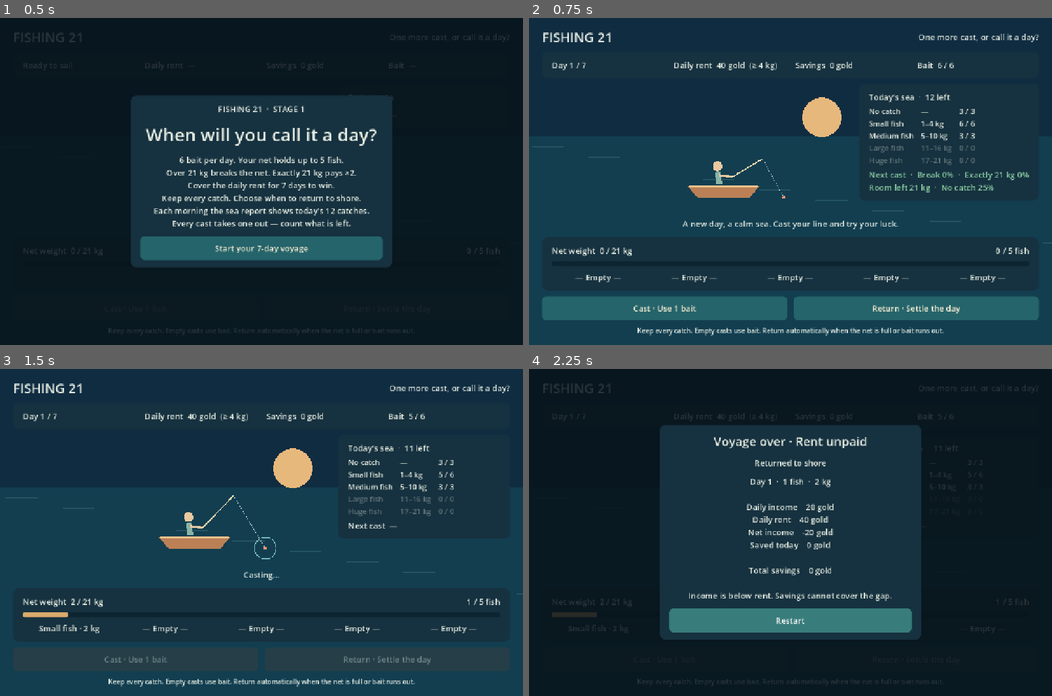
Above: before the commit, frames 1-4 (two rows, left to right).
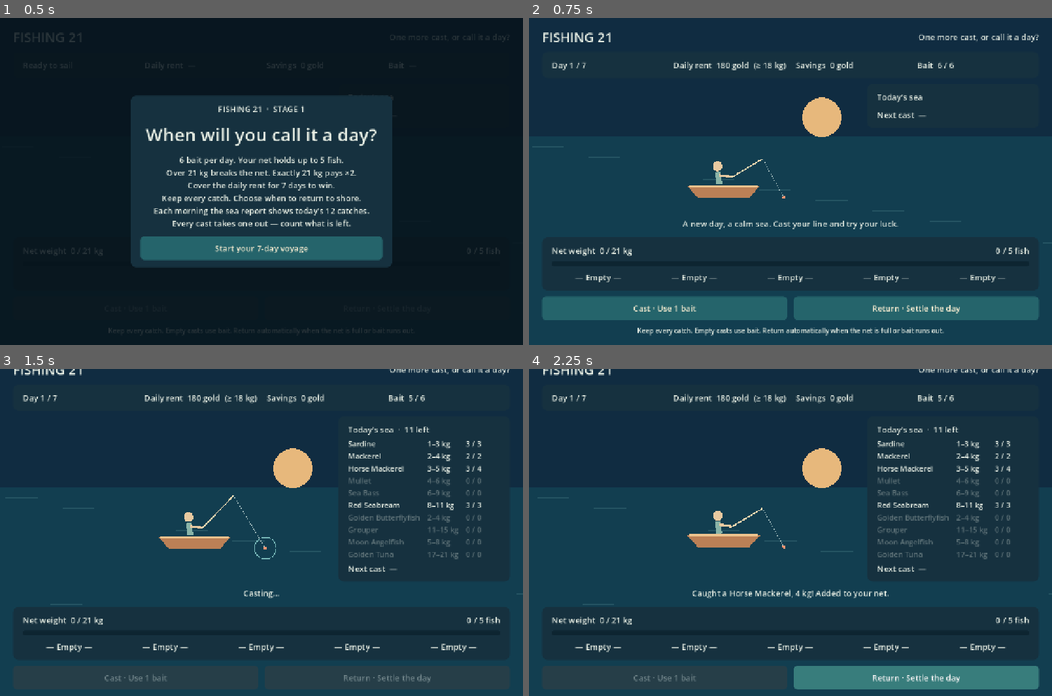
Above: after the commit, the same moments.

Repository: Peggyyyyyyyy123/fishing-21
Game: Godot game, scene res://scenes/main.tscn
Two runs of this game, one before a commit and one after it. Both use one fixed random seed, a clock stepped at 60 frames per second and the inputs below.
Inputs:
- Up to frame 1 (0.5 s): no input
- Up to frame 2 (0.75 s): click "Start your 7-day voyage" at 0.5 s
- Up to frame 3 (1.5 s): click "Cast · Use 1 bait" at 1.25 s
- Up to frame 4 (2.25 s): click "Return · Settle the day" at 2 s

Frame 1 is identical in both runs. In frame 2, 1.8% of the frame differs, in the area x 27-96%, y 13-54%; in frame 3, 6.8%; in frame 4, 73%, in the area x 0-100%, y 0-100%.
Error after the commit: Invalid call. Nonexistent function 'get_next_cast_forecast' in base 'RefCounted (GameSession)'. (res://presentation/game_view.gd:79)

Commit message:
Stage 3: species economy, keep-or-release and the fish catalogue
Rules:
- Ten species with their own price, rarity and one-time discovery reward
- Each caught fish waits for a keep/release choice; release spends the bait
- Daily rents 180-300 gold for the richer economy

Design:
- FishCatalog (new): discoveries and catch records across voyages, no money;
  migrates version 1 saves (true flags) without inventing records
- SettlementRules now owns every money rule: species price (or the base price
  when a species sets none), perfect multiplier, bust income, discovery
  rewards. preview_income() and calculate() share one code path
- FishingDay keeps casting, bait, the pending catch and today's discoveries;
  it no longer prices anything. Empty outcomes still work as in Stage 1
- FishCatalogStore moved to persistence/: file I/O is not a game rule
- GameSession owns the catalogue and exposes preview_income()/get_fish_value()

Co-Authored-By: Claude Opus 5.5 <noreply@anthropic.com>

Diff:
--- a/config/default_game_config.tres
+++ b/config/default_game_config.tres
@@ -1,48 +1,117 @@
-[gd_resource type="Resource" script_class="GameConfig" load_steps=8 format=3]
+[gd_resource type="Resource" script_class="GameConfig" load_steps=13 format=3]
 
 [ext_resource type="Script" path="res://config/game_config.gd" id="1_config"]
 [ext_resource type="Script" path="res://config/fish_definition.gd" id="2_definition"]
 
-[sub_resource type="Resource" id="Empty"]
+[sub_resource type="Resource" id="sardine"]
 script = ExtResource("2_definition")
-species_id = &"nothing"
-display_name = "No catch"
+species_id = &"sardine"
+display_name = "Sardine"
 probability = 0.2
-min_weight_kg = 0
-max_weight_kg = 0
-is_empty_catch = true
+min_weight_kg = 1
+max_weight_kg = 3
+price_per_kg = 10
+discovery_reward = 3
+rarity = "Common"
 
-[sub_resource type="Resource" id="Small"]
+[sub_resource type="Resource" id="mackerel"]
 script = ExtResource("2_definition")
-species_id = &"small"
-display_name = "Small fish"
-probability = 0.55
-min_weight_kg = 1
+species_id = &"mackerel"
+display_name = "Mackerel"
+probability = 0.18
+min_weight_kg = 2
 max_weight_kg = 4
+price_per_kg = 10
+discovery_reward = 3
+rarity = "Common"
 
-[sub_resource type="Resource" id="Medium"]
+[sub_resource type="Resource" id="horse_mackerel"]
 script = ExtResource("2_definition")
-species_id = &"mid"
-display_name = "Medium fish"
-probability = 0.15
+species_id = &"horse_mackerel"
+display_name = "Horse Mackerel"
+probability = 0.16
+min_weight_kg = 3
+max_weight_kg = 5
+price_per_kg = 10
+discovery_reward = 3
+rarity = "Common"
+
+[sub_resource type="Resource" id="mullet"]
+script = ExtResource("2_definition")
+species_id = &"mullet"
+display_name = "Mullet"
+probability = 0.12
+min_weight_kg = 4
+max_weight_kg = 6
+price_per_kg = 10
+discovery_reward = 3
+rarity = "Common"
+
+[sub_resource type="Resource" id="sea_bass"]
+script = ExtResource("2_definition")
+species_id = &"sea_bass"
+display_name = "Sea Bass"
+probability = 0.1
+min_weight_kg = 6
+max_weight_kg = 9
+price_per_kg = 12
+discovery_reward = 6
+rarity = "Uncommon"
+
+[sub_resource type="Resource" id="red_seabream"]
+script = ExtResource("2_definition")
+species_id = &"red_seabream"
+display_name = "Red Seabream"
+probability = 0.08
+min_weight_kg = 8
+max_weight_kg = 11
+price_per_kg = 12
+discovery_reward = 6
+rarity = "Uncommon"
+
+[sub_resource type="Resource" id="gold_butterflyfish"]
+script = ExtResource("2_definition")
+species_id = &"gold_butterflyfish"
+display_name = "Golden Butterflyfish"
+probability = 0.06
+min_weight_kg = 2
+max_weight_kg = 4
+price_per_kg = 16
+discovery_reward = 12
+rarity = "Rare"
+
+[sub_resource type="Resource" id="grouper"]
+script = ExtResource("2_definition")
+species_id = &"grouper"
+display_name = "Grouper"
+probability = 0.05
+min_weight_kg = 11
+max_weight_kg = 15
+price_per_kg = 16
+discovery_reward = 12
+rarity = "Rare"
+
+[sub_resource type="Resource" id="moon_angelfish"]
+script = ExtResource("2_definition")
+species_id = &"moon_angelfish"
+display_name = "Moon Angelfish"
+probability = 0.03
 min_weight_kg = 5
-max_weight_kg = 10
+max_weight_kg = 8
+price_per_kg = 20
+discovery_reward = 20
+rarity = "Epic"
 
-[sub_resource type="Resource" id="Large"]
+[sub_resource type="Resource" id="golden_tuna"]
 script = ExtResource("2_definition")
-species_id = &"big"
-display_name = "Large fish"
-probability = 0.08
-min_weight_kg = 11
-max_weight_kg = 16
-
-[sub_resource type="Resource" id="Huge"]
-script = ExtResource("2_definition")
-species_id = &"huge"
-display_name = "Huge fish"
+species_id = &"golden_tuna"
+display_name = "Golden Tuna"
 probability = 0.02
 min_weight_kg = 17
 max_weight_kg = 21
+price_per_kg = 20
+discovery_reward = 30
+rarity = "Legendary"
 
 [resource]
 script = ExtResource("1_config")
@@ -53,5 +122,5 @@
 perfect_multiplier = 2
 bust_income = 0
 sea_pool_size = 12
-daily_quotas = Array[int]([40, 50, 60, 70, 80, 90, 100])
-fish_definitions = Array[ExtResource("2_definition")]([SubResource("Empty"), SubResource("Small"), SubResource("Medium"), SubResource("Large"), SubResource("Huge")])
+daily_quotas = Array[int]([180, 210, 240, 250, 260, 280, 300])
+fish_definitions = Array[ExtResource("2_definition")]([SubResource("sardine"), SubResource("mackerel"), SubResource("horse_mackerel"), SubResource("mullet"), SubResource("sea_bass"), SubResource("red_seabream"), SubResource("gold_butterflyfish"), SubResource("grouper"), SubResource("moon_angelfish"), SubResource("golden_tuna")])
--- a/config/fish_definition.gd
+++ b/config/fish_definition.gd
@@ -8,6 +8,11 @@
 @export var min_weight_kg: int = 1
 @export var max_weight_kg: int = 4
 @export var is_empty_catch: bool = false
+@export var rarity: String = "Common"
+## Sale price for this species. 0 means "use GameConfig.price_per_kg".
+@export var price_per_kg: int = 0
+## One-time gold paid the first time this species enters the catalogue.
+@export var discovery_reward: int = 0
 
 
 func validate() -> PackedStringArray:
@@ -21,4 +26,6 @@
 			errors.append("Empty catches must have zero weight.")
 	elif min_weight_kg < 1 or max_weight_kg < min_weight_kg:
 		errors.append("Fish weights must form a positive integer interval.")
+	if price_per_kg < 0 or discovery_reward < 0:
+		errors.append("Species price and discovery reward cannot be negative.")
 	return errors
--- a/config/game_config.gd
+++ b/config/game_config.gd
@@ -5,12 +5,13 @@
 @export var net_slots: int = 5
 @export var bait_per_day: int = 6
 @export var weight_cap_kg: int = 21
+## Base sale price per kg for species that do not set their own price.
 @export var price_per_kg: int = 10
 @export var perfect_multiplier: int = 2
 @export var bust_income: int = 0
 ## Outcomes stocked in each day's visible sea, drawn without replacement. 0 = independent draws.
 @export var sea_pool_size: int = 12
-@export var daily_quotas: Array[int] = [40, 50, 60, 70, 80, 90, 100]
+@export var daily_quotas: Array[int] = [180, 210, 240, 250, 260, 280, 300]
 @export var fish_definitions: Array[FishDefinition] = []
 
 
--- a/domain/day_result.gd
+++ b/domain/day_result.gd
@@ -9,6 +9,7 @@
 var _income: int
 var _quota: int
 var _perfect: bool
+var _discovery_income: int
 
 
 func _init(
@@ -19,6 +20,7 @@
 	income: int,
 	quota: int,
 	perfect: bool,
+	discovery_income: int = 0,
 ) -> void:
 	_day_number = day_number
 	_end_reason = end_reason
@@ -27,6 +29,7 @@
 	_income = income
 	_quota = quota
 	_perfect = perfect
+	_discovery_income = discovery_income
 
 
 func get_day_number() -> int:
@@ -43,6 +46,10 @@
 
 func get_fish_count() -> int:
 	return _fish_count
+
+
+func get_discovery_income() -> int:
+	return _discovery_income
 
 
 func get_income() -> int:
@@ -70,4 +77,4 @@
 
 
 func copy() -> DayResult:
-	return DayResult.new(_day_number, _end_reason, _weight_kg, _fish_count, _income, _quota, _perfect)
+	return DayResult.new(_day_number, _end_reason, _weight_kg, _fish_count, _income, _quota, _perfect, _discovery_income)
--- /dev/null
+++ b/domain/fish_catalog.gd
@@ -0,0 +1,65 @@
+class_name FishCatalog
+extends RefCounted
+## The player's collection across voyages: which species were discovered and their catch records.
+## Knows nothing about gold; SettlementRules prices discoveries. Persistence is in FishCatalogStore.
+
+const SCHEMA_VERSION := 2
+
+var _records: Dictionary = {}  # String species id -> {count, best_weight_kg, last_weight_kg}
+
+
+## Builds a catalogue from saved data. Version 1 saves stored `true` per species:
+## those stay discovered with no invented counts or weights.
+static func from_dictionary(data: Dictionary) -> FishCatalog:
+	var catalog := FishCatalog.new()
+	for key in data:
+		var value: Variant = data[key]
+		var record := {"count": 0, "best_weight_kg": 0, "last_weight_kg": 0}
+		if value is Dictionary:
+			record["count"] = maxi(int(value.get("count", 0)), 0)
+			record["best_weight_kg"] = maxi(int(value.get("best_weight_kg", 0)), 0)
+			record["last_weight_kg"] = maxi(int(value.get("last_weight_kg", 0)), 0)
+		elif value != true:
+			continue
+		catalog._records[String(key)] = record
+	return catalog
+
+
+func to_dictionary() -> Dictionary:
+	return _records.duplicate(true)
+
+
+func copy() -> FishCatalog:
+	return FishCatalog.from_dictionary(to_dictionary())
+
+
+## Records a caught fish (kept or released). Returns true on the first discovery of its species.
+func record_catch(fish: Fish) -> bool:
+	if fish == null or not fish.is_valid():
+		return false
+	var id := String(fish.get_species_id())
+	var first := not _records.has(id)
+	var record: Dictionary = _records.get(id, {"count": 0, "best_weight_kg": 0, "last_weight_kg": 0})
+	record["count"] = int(record["count"]) + 1
+	record["best_weight_kg"] = maxi(int(record["best_weight_kg"]), fish.get_weight_kg())
+	record["last_weight_kg"] = fish.get_weight_kg()
+	_records[id] = record
+	return first
+
+
+func is_discovered(species_id: StringName) -> bool:
+	return _records.has(String(species_id))
+
+
+func get_discovered_count() -> int:
+	return _records.size()
+
+
+## 0 when the species is undiscovered or was discovered before counts were recorded.
+func get_catch_count(species_id: StringName) -> int:
+	return int(_records.get(String(species_id), {}).get("count", 0))
+
+
+## 0 when not recorded.
+func get_best_weight_kg(species_id: StringName) -> int:
+	return int(_records.get(String(species_id), {}).get("best_weight_kg", 0))
--- a/domain/fishing_day.gd
+++ b/domain/fishing_day.gd
@@ -1,18 +1,25 @@
 class_name FishingDay
 extends RefCounted
-## Owns one day's runtime state. Each day starts with a fresh net.
+## Owns one day's runtime state: bait, the catch waiting for a keep/release choice,
+## the net and how the day ended. Each day starts with a fresh net. Money is not
+## decided here; SettlementRules prices the net and today's discoveries.
 
 enum EndReason { NONE, BUST, NET_FULL, BAIT_EMPTY, RETURNED }
 
 var _end_reason: EndReason = EndReason.NONE
 var _catch_source: CatchSource
-var _is_resolving: bool = false
+var _is_resolving: bool = false  # Rejects re-entrant casts while the source is drawing.
 var _day_number: int
 var _quota: int
 var _bait_remaining: int
 var _net: FishingNet
+var _catalog: FishCatalog
+var _pending_fish: Fish
+var _last_catch_discovered: bool = false
+var _discoveries: Array[Fish] = []
 
 
+## `catalog` is shared with the session so discoveries persist across days; null disables recording.
 func _init(
 	day_number: int,
 	quota: int,
@@ -20,17 +27,17 @@
 	net_slots: int,
 	weight_cap_kg: int,
 	catch_source: CatchSource = null,
+	catalog: FishCatalog = null,
 ) -> void:
 	assert(day_number > 0, "Day number must be positive.")
 	assert(quota >= 0, "Daily quota cannot be negative.")
 	assert(bait_count > 0, "Daily bait must be positive.")
 	_catch_source = catch_source
+	_catalog = catalog
 	_day_number = day_number
 	_quota = quota
 	_bait_remaining = bait_count
 	_net = FishingNet.new(net_slots, weight_cap_kg)
-
-
 func get_day_number() -> int:
 	return _day_number
 
@@ -73,27 +80,65 @@
 		_catch_source != null
 		and not _is_resolving
 		and not is_finished()
+		and _pending_fish == null
 		and _bait_remaining > 0
 		and not _net.is_full()
 		and not _net.is_busted()
 	)
 
 
+## Spends one bait and draws. A caught fish waits in get_pending_fish() until resolve_catch().
 func cast() -> CastResult:
 	if not can_cast():
 		return CastResult.new(CastResult.Status.REJECTED)
 	_is_resolving = true
 	_bait_remaining -= 1
 	var fish := _catch_source.draw()
-	if fish != null and (not fish.is_valid() or not _net.add_fish(fish)):
-		# A broken source must not turn an invalid fish into a paid empty catch.
+	_is_resolving = false
+	_last_catch_discovered = false
+	if fish == null:
+		# Empty outcome: bait is spent, nothing to choose.
+		_update_end_reason()
+		return CastResult.new(CastResult.Status.EMPTY)
+	if not fish.is_valid():
+		# A broken source must not turn an invalid fish into a paid cast.
 		_bait_remaining += 1
-		_is_resolving = false
 		return CastResult.new(CastResult.Status.SOURCE_ERROR)
+	_pending_fish = Fish.new(fish.get_species_id(), fish.get_weight_kg())
+	# Released fish count too: the catalogue records every catch.
+	if _catalog != null and _catalog.record_catch(fish):
+		_last_catch_discovered = true
+		_discoveries.append(Fish.new(fish.get_species_id(), fish.get_weight_kg()))
+	return CastResult.new(CastResult.Status.CAUGHT, fish)
+
+
+func get_pending_fish() -> Fish:
+	return null if _pending_fish == null else Fish.new(_pending_fish.get_species_id(), _pending_fish.get_weight_kg())
+
+
+## Keep puts the pending fish in the net (it may break the net); release lets it go.
+## Either way the bait stays spent and the fish does not return to the sea.
+func resolve_catch(keep: bool) -> bool:
+	if _pending_fish == null or is_finished():
+		return false
+	if keep and not _net.add_fish(_pending_fish):
+		return false
+	_pending_fish = null
 	_update_end_reason()
-	_is_resolving = false
-	var status := CastResult.Status.EMPTY if fish == null else CastResult.Status.CAUGHT
-	return CastResult.new(status, fish)
+	return true
+
+
+## True when the most recent cast caught a species for the first time.
+func was_last_catch_discovered() -> bool:
+	return _last_catch_discovered
+
+
+## Species first discovered today, in catch order (snapshots).
+func get_discoveries() -> Array[Fish]:
+	var snapshot: Array[Fish] = []
+	for fish in _discoveries:
+		snapshot.append(Fish.new(fish.get_species_id(), fish.get_weight_kg()))
+	return snapshot
 
 
 func is_finished() -> bool:
@@ -115,8 +160,8 @@
 
 
 func return_to_shore() -> bool:
-	# Empty nets may return; neither returning twice nor returning mid-cast is valid.
-	if _is_resolving or is_finished():
+	# Empty nets may return; not twice, not mid-cast, not before choosing keep or release.
+	if _is_resolving or _pending_fish != null or is_finished():
 		return false
 	_end_reason = EndReason.RETURNED
 	return true
--- a/domain/game_session.gd
+++ b/domain/game_session.gd
@@ -1,6 +1,6 @@
 class_name GameSession
 extends RefCounted
-## Owns run lifecycle, day number and coins. No scene-tree dependencies.
+## Owns run lifecycle, day number, coins and the fish catalogue. No scene-tree dependencies.
 
 enum State { NOT_STARTED, READY_FOR_DAY, DAY_ACTIVE, DAY_ENDED, DAY_SETTLED, GAME_OVER, VICTORY }
 
@@ -12,6 +12,7 @@
 var _coins: int = 0
 var _current_day: FishingDay
 var _start_errors := PackedStringArray()
+var _catalog := FishCatalog.new()  # Survives restarts: discoveries belong to the player, not one voyage.
 
 
 func start_new_game(config: GameConfig) -> bool:
@@ -26,6 +27,7 @@
 	# Freeze this run's inputs; editing the source resource affects only later runs.
 	_config = config.duplicate(true) as GameConfig
 	_settlement_rules = SettlementRules.new(
+		_config.fish_definitions,
 		_config.weight_cap_kg,
 		_config.price_per_kg,
 		_config.perfect_multiplier,
@@ -53,6 +55,7 @@
 		_config.net_slots,
 		_config.weight_cap_kg,
 		source,
+		_catalog,
 	)
 	_state = State.DAY_ACTIVE
 	return true
@@ -89,16 +92,24 @@
 	return _current_day
 
 
-## Odds of the next cast during an active day; null when unknown or no cast is pending.
-func get_next_cast_forecast() -> CatchForecast:
-	if get_state() != State.DAY_ACTIVE or not _current_day.can_cast():
-		return null
-	return CatchForecast.calculate(
-		_config.fish_definitions,
-		_current_day.get_next_cast_chances(),
-		_current_day.get_total_weight_kg(),
-		_config.weight_cap_kg,
-	)
+## Replaces the catalogue, e.g. after loading a save. The session keeps its own copy.
+func set_catalog(catalog: FishCatalog) -> void:
+	_catalog = FishCatalog.new() if catalog == null else catalog.copy()
+
+
+## Read-only snapshot for display and saving.
+func get_catalog() -> FishCatalog:
+	return _catalog.copy()
+
+
+## Today's income if the day ended now, by the same rules as settlement.
+func preview_income() -> int:
+	return 0 if _settlement_rules == null else _settlement_rules.preview_income(_current_day)
+
+
+## Sale value of one fish at its species price, before any multiplier.
+func get_fish_value(fish: Fish) -> int:
+	return 0 if _settlement_rules == null else _settlement_rules.get_fish_value(fish)
 
 
 func get_start_errors() -> PackedStringArray:
--- a/domain/settlement_rules.gd
+++ b/domain/settlement_rules.gd
@@ -1,19 +1,54 @@
 class_name SettlementRules
 extends RefCounted
-## Calculates a result without changing the day, session or coins.
+## All money rules: species prices, the perfect-catch multiplier, bust income and discovery rewards.
+## Calculates results without changing the day, session or coins.
 
+var _definitions: Dictionary = {}  # StringName species id -> FishDefinition
 var _weight_cap_kg: int
-var _price_per_kg: int
+var _base_price_per_kg: int
 var _perfect_multiplier: int
 var _bust_income: int
 
 
-func _init(weight_cap_kg: int, price_per_kg: int, perfect_multiplier: int, bust_income: int) -> void:
-	assert(weight_cap_kg > 0 and price_per_kg > 0 and perfect_multiplier > 0 and bust_income >= 0)
+func _init(
+	definitions: Array[FishDefinition],
+	weight_cap_kg: int,
+	base_price_per_kg: int,
+	perfect_multiplier: int,
+	bust_income: int,
+) -> void:
+	assert(weight_cap_kg > 0 and base_price_per_kg > 0 and perfect_multiplier > 0 and bust_income >= 0)
+	for definition in definitions:
+		_definitions[definition.species_id] = definition
 	_weight_cap_kg = weight_cap_kg
-	_price_per_kg = price_per_kg
+	_base_price_per_kg = base_price_per_kg
 	_perfect_multiplier = perfect_multiplier
 	_bust_income = bust_income
+
+
+## A species' own price, or the base price when the species does not set one.
+func get_price_per_kg(species_id: StringName) -> int:
+	var definition: FishDefinition = _definitions.get(species_id)
+	if definition == null or definition.price_per_kg <= 0:
+		return _base_price_per_kg
+	return definition.price_per_kg
+
+
+## Sale value of one fish, before any multiplier.
+func get_fish_value(fish: Fish) -> int:
+	return 0 if fish == null else fish.get_weight_kg() * get_price_per_kg(fish.get_species_id())
+
+
+func get_discovery_reward(species_id: StringName) -> int:
+	var definition: FishDefinition = _definitions.get(species_id)
+	return 0 if definition == null else definition.discovery_reward
+
+
+## Income if the day ended now. Uses the same rule as calculate().
+func preview_income(day: FishingDay) -> int:
+	if day == null:
+		return 0
+	return _income(day, day.get_total_weight_kg() > _weight_cap_kg)
 
 
 func calculate(day: FishingDay) -> DayResult:
@@ -21,16 +56,36 @@
 		return null
 	var weight := day.get_total_weight_kg()
 	var busted := day.get_end_reason() == FishingDay.EndReason.BUST or weight > _weight_cap_kg
-	var perfect := not busted and weight == _weight_cap_kg
-	var income := _bust_income if busted else weight * _price_per_kg
-	if perfect:
-		income *= _perfect_multiplier
 	return DayResult.new(
 		day.get_day_number(),
 		day.get_end_reason(),
 		weight,
 		day.get_fish_count(),
-		income,
+		_income(day, busted),
 		day.get_quota(),
-		perfect,
+		_is_perfect(weight, busted),
+		_discovery_income(day),
 	)
+
+
+func _income(day: FishingDay, busted: bool) -> int:
+	# Discovery rewards are paid even on a bust and are never multiplied.
+	var sale := _bust_income
+	if not busted:
+		sale = 0
+		for fish in day.get_fish():
+			sale += get_fish_value(fish)
+		if _is_perfect(day.get_total_weight_kg(), busted):
+			sale *= _perfect_multiplier
+	return sale + _discovery_income(day)
+
+
+func _is_perfect(weight_kg: int, busted: bool) -> bool:
+	return not busted and weight_kg == _weight_cap_kg
+
+
+func _discovery_income(day: FishingDay) -> int:
+	var total := 0
+	for fish in day.get_discoveries():
+		total += get_discovery_reward(fish.get_species_id())
+	return total
--- /dev/null
+++ b/persistence/fish_catalog_store.gd
@@ -0,0 +1,47 @@
+class_name FishCatalogStore
+extends RefCounted
+## Saves and loads the fish catalogue as a small local file. Infrastructure, not game rules:
+## it only moves plain dictionaries; FishCatalog interprets them. Tests pass a separate path.
+
+var path: String
+var last_error: Error = OK
+
+
+func _init(save_path: String = "user://fish_catalog_v1.cfg") -> void:
+	path = save_path
+
+
+## Missing file = empty catalogue. Unreadable or malformed file = empty catalogue with last_error set.
+func load_catalog() -> FishCatalog:
+	var file := ConfigFile.new()
+	last_error = file.load(path)
+	if last_error == ERR_FILE_NOT_FOUND:
+		last_error = OK
+		return FishCatalog.new()
+	if last_error != OK:
+		return FishCatalog.new()
+	var value: Variant = file.get_value("catalog", "discovered", {})
+	if not value is Dictionary:
+		last_error = ERR_INVALID_DATA
+		return FishCatalog.new()
+	return FishCatalog.from_dictionary(value)
+
+
+## Writes to a temporary file first, then replaces the old save, so a crash cannot leave half a file.
+func save_catalog(catalog: FishCatalog) -> Error:
+	var file := ConfigFile.new()
+	file.set_value("catalog", "version", FishCatalog.SCHEMA_VERSION)
+	file.set_value("catalog", "discovered", catalog.to_dictionary())
+	last_error = file.save(path + ".tmp")
+	if last_error == OK:
+		last_error = DirAccess.rename_absolute(ProjectSettings.globalize_path(path + ".tmp"), ProjectSettings.globalize_path(path))
+	return last_error
+
+
+## Test/tool helper: writes raw saved data, e.g. a version 1 file of `true` flags.
+func save_raw(data: Dictionary, version: int = 1) -> Error:
+	var file := ConfigFile.new()
+	file.set_value("catalog", "version", version)
+	file.set_value("catalog", "discovered", data)
+	last_error = file.save(path)
+	return last_error
Not shown, added: domain/fish_catalog.gd.uid
Not shown, added: persistence/fish_catalog_store.gd.uid
